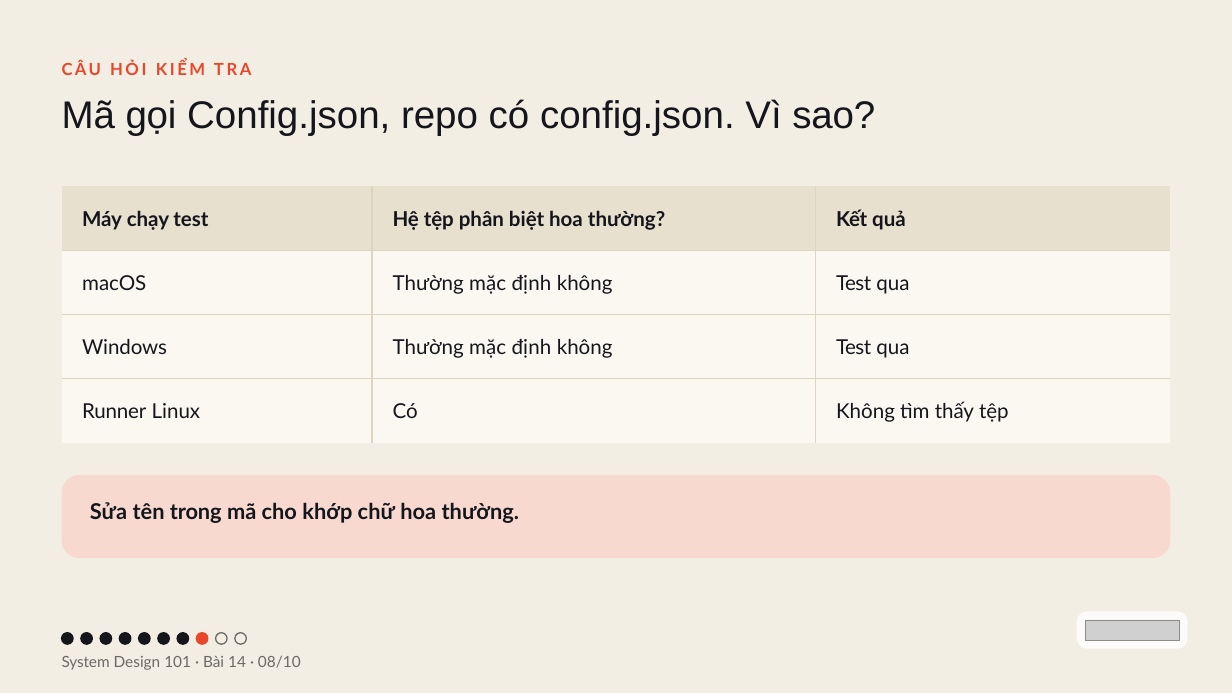
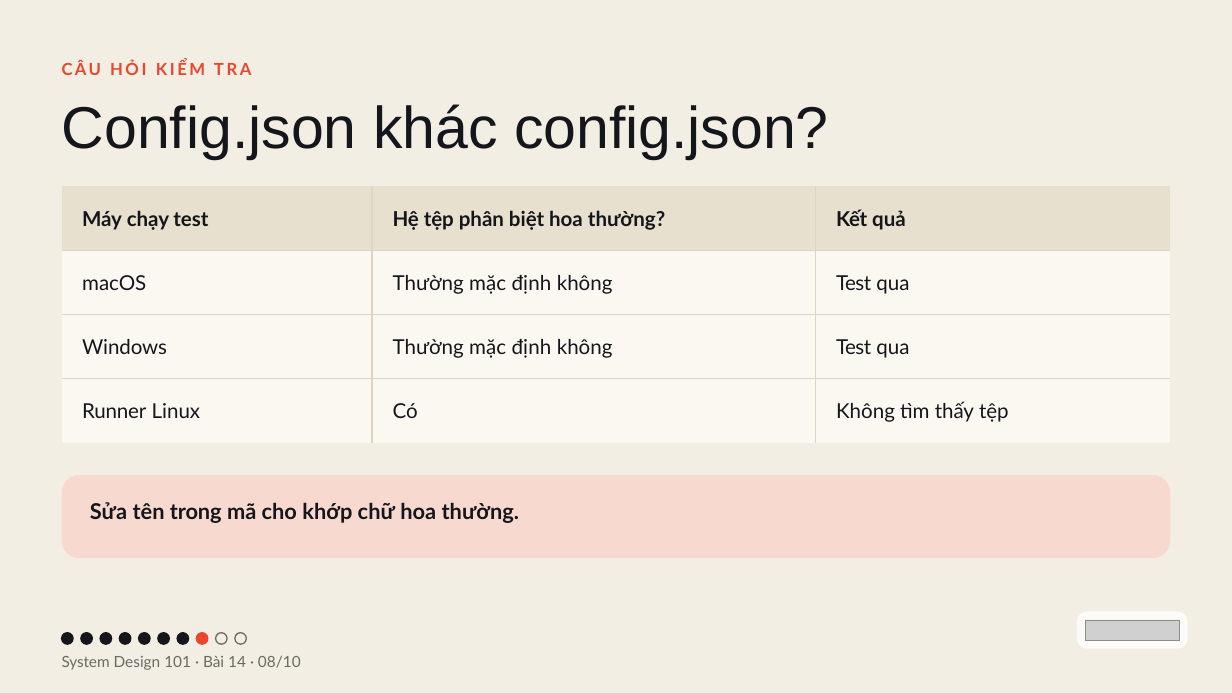
Before and after one commit to vohoailinh90/tool-marketing-studio, a slide deck: slide 8 of system-design-101/vi/lessons/sd-13-014/slides/sd-13-014.pptx. Drawn at 1232x693 pixels with LibreOffice and Linux fonts; fonts in the diff are those of the drawing; grey boxes stand for pictures. Boxes give left, top, right and bottom in pixels: in the first picture for what was removed or moved away, otherwise in the second. Text is boxed around its words. In the diff, an @@ line names an element or a change of style, - is before the commit and + after.

```diff
--- a/system-design-101/vi/lessons/sd-13-014/slides/sd-13-014.pptx
+++ b/system-design-101/vi/lessons/sd-13-014/slides/sd-13-014.pptx
@@ text at <box>62,104,828,159</box>: text changed; size 45 to 69 pt @@
-Mã gọi Config.json, repo có config.json. Vì sao?
+Config.json khác config.json?
```
Also in this commit, not shown: 9 other slides changed, 4 other files.
